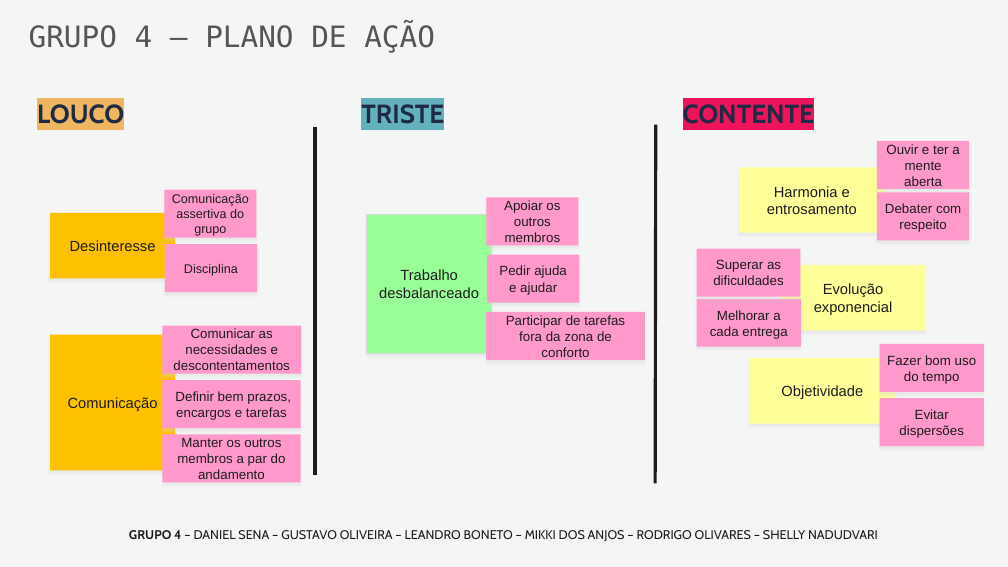
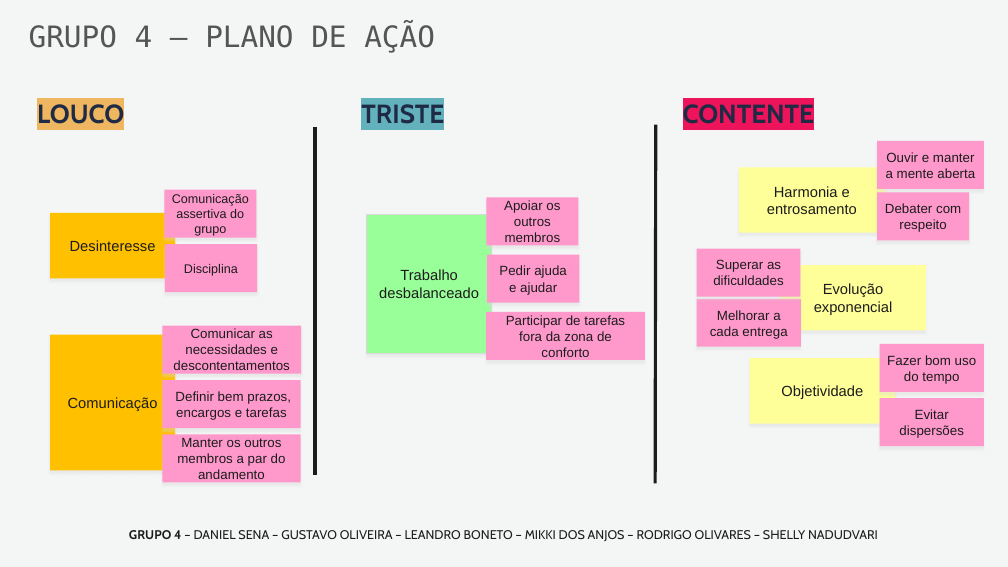
Before and after one commit to shell-y/safrinis, a slide deck: slide 4 of 20250205_LicoesAprendidas/Grupo4_LicoesAprendidas.pptx. Drawn at 1008x567 pixels with LibreOffice and Linux fonts; fonts in the diff are those of the drawing. Boxes give left, top, right and bottom in pixels: in the first picture for what was removed or moved away, otherwise in the second. Text is boxed around its words. In the diff, an @@ line names an element or a change of style, - is before the commit and + after.

Commit message:
Exportando o slide em pdf para entrega

```diff
--- a/20250205_LicoesAprendidas/Grupo4_LicoesAprendidas.pptx
+++ b/20250205_LicoesAprendidas/Grupo4_LicoesAprendidas.pptx
@@ rectangle "Ouvir e manter a mente ...": place and size @@
-rectangle "Ouvir e manter a mente ..." at (877,141,969,189)
+rectangle "Ouvir e manter a mente ..." at (877,141,984,189)
@@ text in rectangle at (886,152,975,178): text changed @@
-Ouvir e ter a mente aberta
+Ouvir e manter a mente aberta
```
Also in this commit, not shown: 1 other file.
